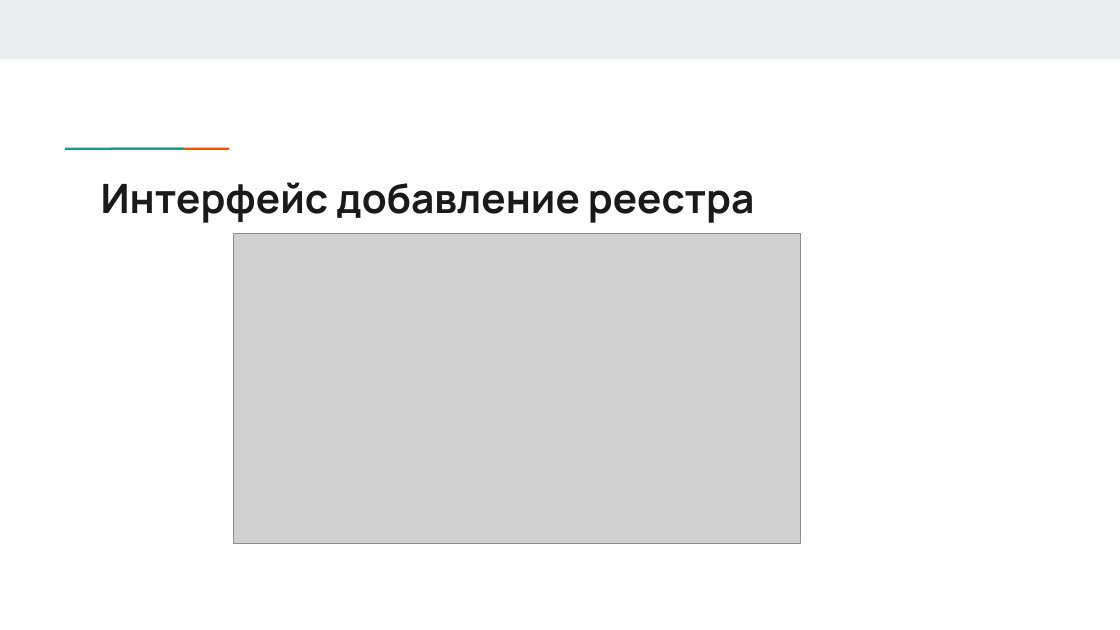
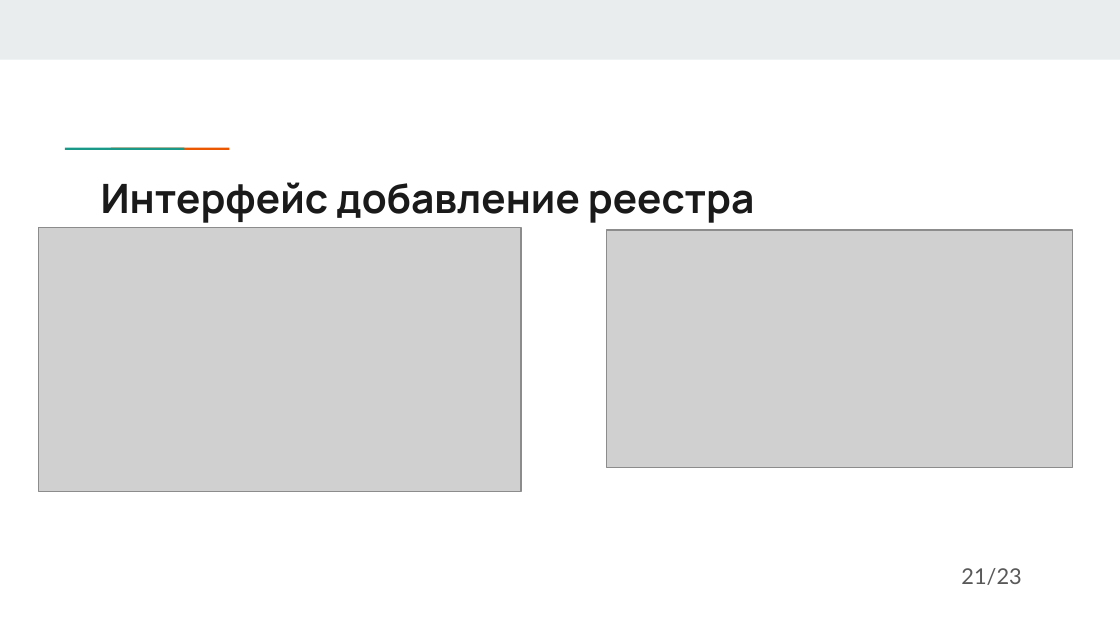
Before and after one commit to DaNkOMeN/MyDiplom, a slide deck: slide 21 of Последняя версия презентации.pptx. Drawn at 1120x630 pixels with LibreOffice and Linux fonts; fonts in the diff are those of the drawing; grey boxes stand for pictures. Boxes give left, top, right and bottom in pixels: in the first picture for what was removed or moved away, otherwise in the second. Text is boxed around its words. In the diff, an @@ line names an element or a change of style, - is before the commit and + after.

```diff
--- a/Последняя версия презентации.pptx
+++ b/Последняя версия презентации.pptx
@@ picture: place and size @@
-picture at [233,233,800,543]
+picture at [39,227,522,492]
@@ picture added at [607,230,1073,467] @@
@@ text added at [961,568,1021,585], 14 pt, text #595959 @@
+21/23
```
Also in this commit, not shown: 19 other slides changed, 2 slides added, 1 slide removed, 1 other file.
